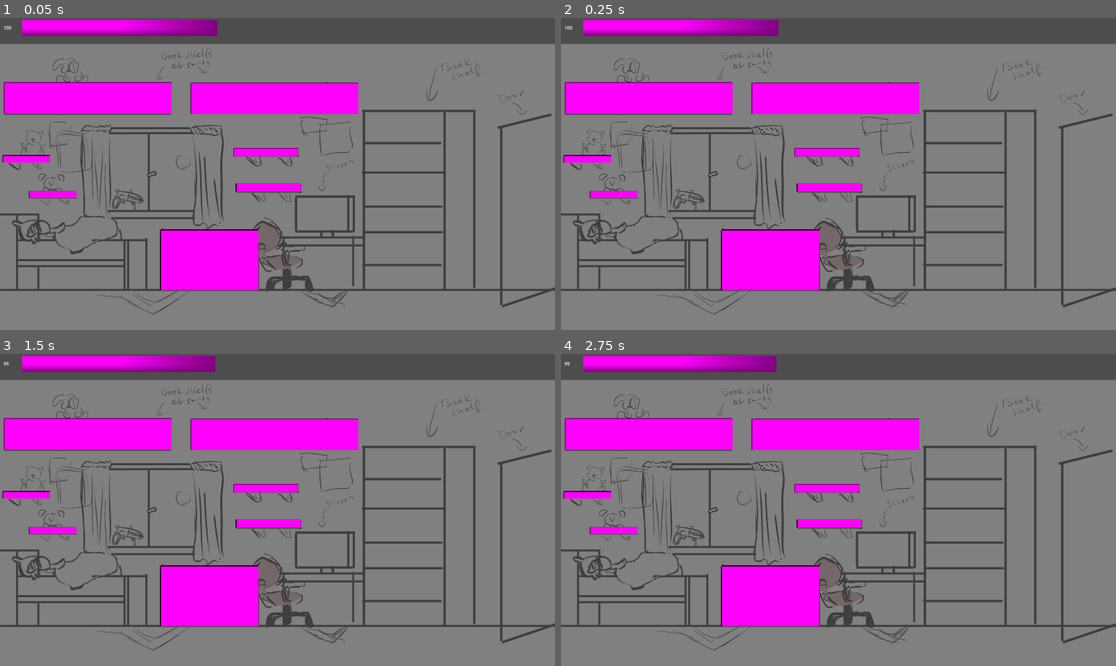
Above: before the commit, frames 1-4 (two rows, left to right).
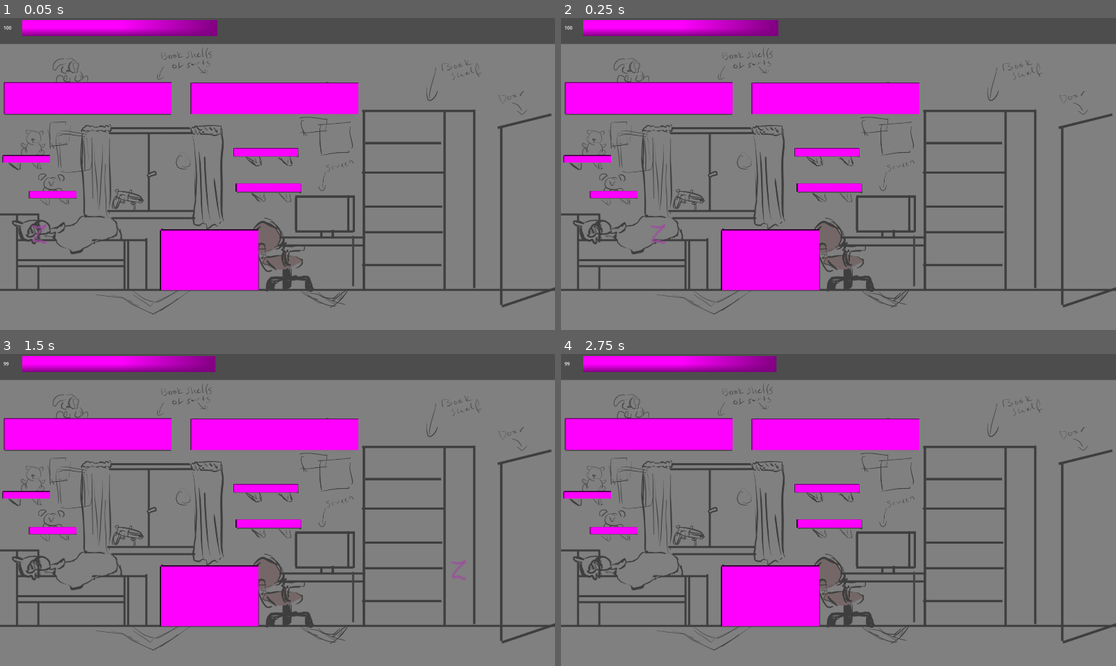
Above: after the commit, the same moments.

Repository: Karanval/CatStack
Game: Godot game, scene res://Scenes/TestScene/TestScene.tscn
Same seed, same stepped clock (60 frames per second), same inputs: the game is played once before the commit and once after it.
Inputs:
- Up to frame 1 (0.05 s): no input
- Up to frame 2 (0.25 s): no input
- Up to frame 3 (1.5 s): hold Up (ui_up) 0.53-1.28 s; hold Down (ui_down) from 1.28 s (still down)
- Up to frame 4 (2.75 s): tap Enter at 2 s; release Down (ui_down) at 2.03 s; hold Up (ui_up) from 2.03 s (still down)

The runs differ from the first frame. In frame 1, less than 0.1% of the frame differs, in the area x 5-9%, y 66-73%; in frame 2, less than 0.1%; in frame 3, less than 0.1%; in frame 4, nothing differs.

Commit message:
Added simple bullet

Diff:
--- /dev/null
+++ b/Scenes/Bullet/Bullet.gd
@@ -0,0 +1,21 @@
+extends Node2D
+
+@export var DAMAGE: int
+@export var DIRECTION: Vector2
+@export var SPEED: int
+@export var CAN_HIT_OBJECTS: bool
+
+signal damage_inflicted
+
+var _velocity
+
+func _ready() -> void:
+	_velocity = DIRECTION.normalized() * SPEED
+
+func _physics_process(delta: float) -> void:
+	self.position += _velocity * delta
+
+# Bullet hits a monster
+func _on_area_2d_body_entered(body: Node2D) -> void:
+	emit_signal("damage_inflicted", body, DAMAGE)
+	queue_free()
--- /dev/null
+++ b/Scenes/Bullet/Bullet.tscn
@@ -0,0 +1,24 @@
+[gd_scene load_steps=4 format=3 uid="uid://d2h6k3u68wvus"]
+
+[ext_resource type="Texture2D" uid="uid://c8hradj7le15o" path="res://graphics/zzz.png" id="1_7u3a6"]
+[ext_resource type="Script" uid="uid://4p044rbqmoti" path="res://Scenes/Bullet/Bullet.gd" id="1_jy0d1"]
+
+[sub_resource type="CapsuleShape2D" id="CapsuleShape2D_jy0d1"]
+radius = 25.0
+height = 64.0
+
+[node name="Bullet" type="Node2D"]
+script = ExtResource("1_jy0d1")
+
+[node name="Sprite2D" type="Sprite2D" parent="."]
+scale = Vector2(0.279999, 0.4)
+texture = ExtResource("1_7u3a6")
+
+[node name="Area2D" type="Area2D" parent="."]
+collision_layer = 16
+collision_mask = 4
+
+[node name="CollisionShape2D" type="CollisionShape2D" parent="Area2D"]
+shape = SubResource("CapsuleShape2D_jy0d1")
+
+[connection signal="body_entered" from="Area2D" to="." method="_on_area_2d_body_entered"]
--- a/Scenes/TestScene/TestScene.tscn
+++ b/Scenes/TestScene/TestScene.tscn
@@ -1,10 +1,17 @@
-[gd_scene load_steps=3 format=3 uid="uid://b1866dsru0rjp"]
+[gd_scene load_steps=4 format=3 uid="uid://b1866dsru0rjp"]
 
 [ext_resource type="PackedScene" uid="uid://0prw0oi6d0sx" path="res://Scenes/Room.tscn" id="1_qsb0u"]
 [ext_resource type="PackedScene" uid="uid://vv76aw14qh3n" path="res://Scenes/SleepBar/SleepBar.tscn" id="2_bsxja"]
+[ext_resource type="PackedScene" uid="uid://d2h6k3u68wvus" path="res://Scenes/Bullet/Bullet.tscn" id="3_bsxja"]
 
 [node name="TestScene" type="Node2D"]
 
 [node name="Room" parent="." instance=ExtResource("1_qsb0u")]
 
 [node name="SleepBar" parent="." instance=ExtResource("2_bsxja")]
+
+[node name="Bullet" parent="." instance=ExtResource("3_bsxja")]
+position = Vector2(88, 751)
+DAMAGE = 2
+DIRECTION = Vector2(1, 0)
+SPEED = 1000
Not shown, added: Scenes/Bullet/Bullet.gd.uid
Binary file added: graphics/zzz.png
Not shown, added: graphics/zzz.png.import
